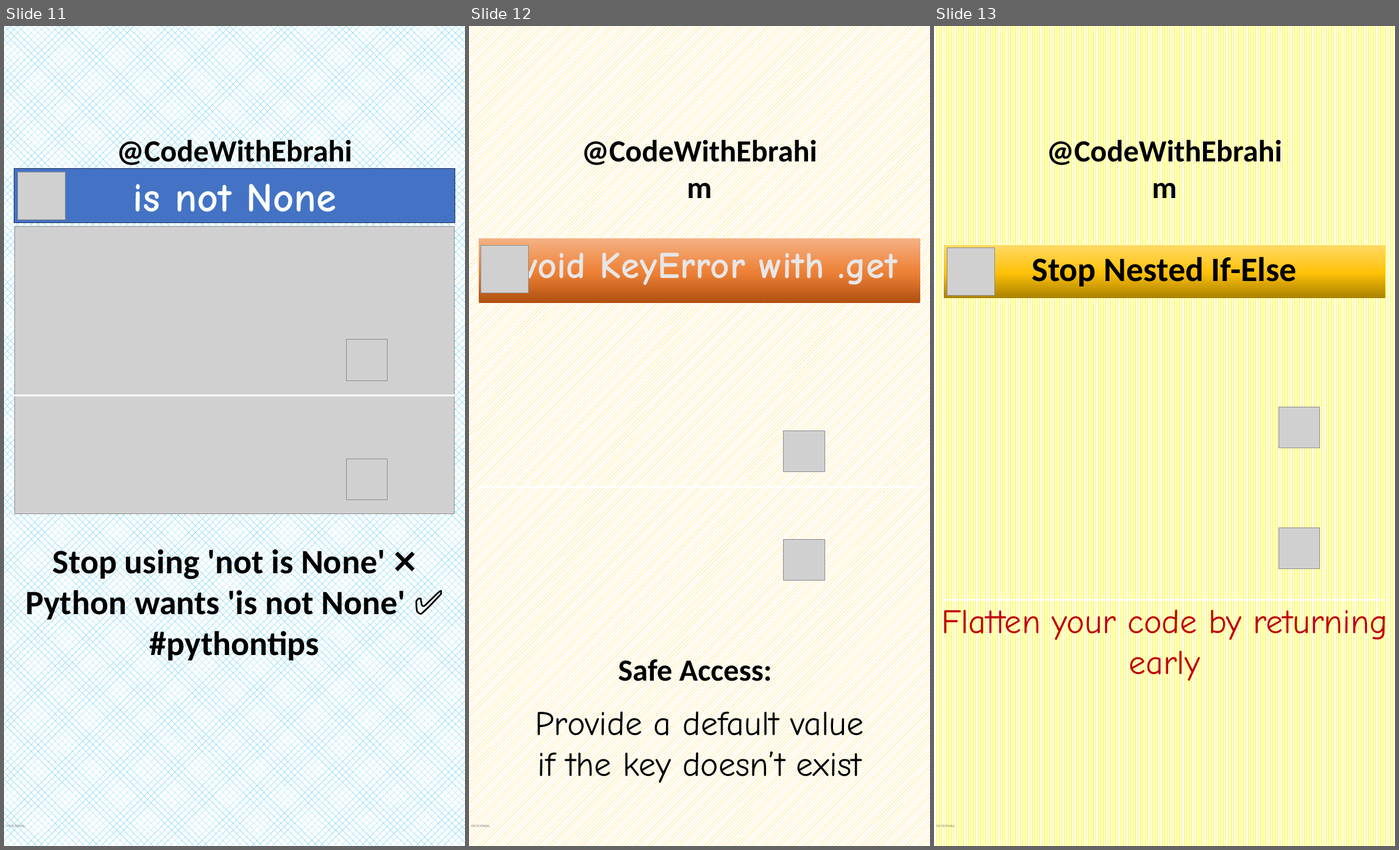
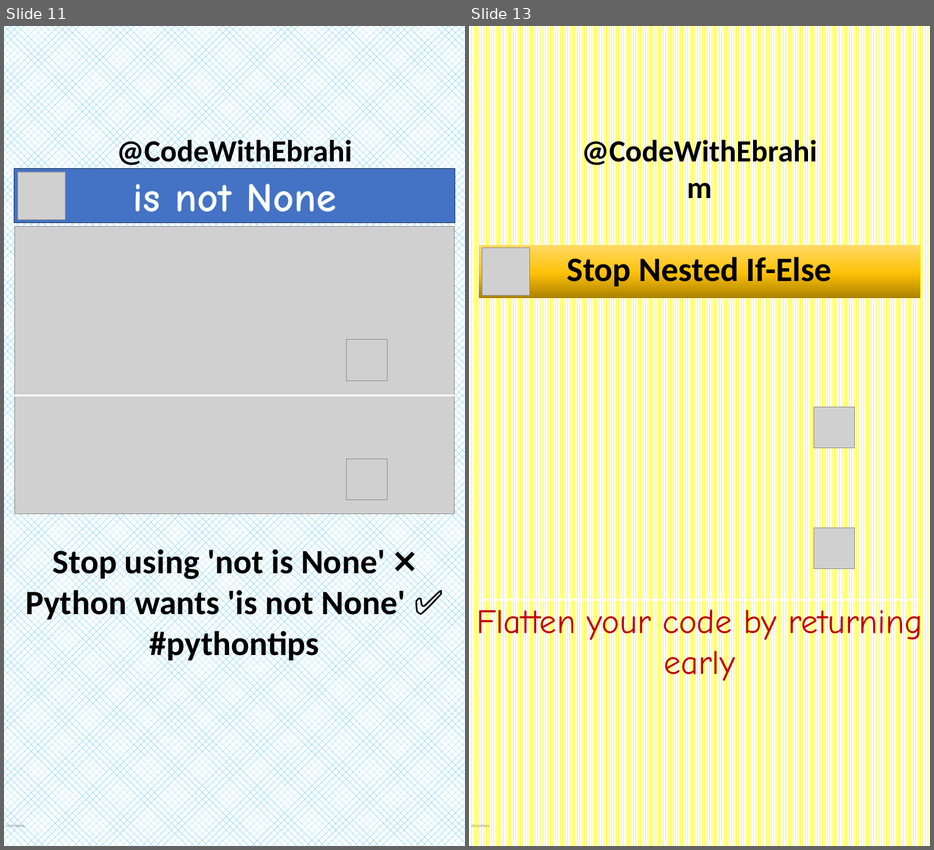
Before and after one commit to ebrahimsalehi1/python_codes, a slide deck: assets/images.pptx. Shown side by side, each under a label of ours: slides 11, 12 and 13 before the commit, slides 11 and 13 after it; the slides between them are not shown. The pictures are 1399x850 and 934x850 pixels, drawn with LibreOffice and Linux fonts; fonts in the diff are those of the drawing; grey boxes stand for pictures; background and template pictures are left out. Boxes give left, top, right and bottom in pixels: in the first picture for what was removed or moved away, otherwise in the second. Text is boxed around its words. In the diff, an @@ line names an element or a change of style, - is before the commit and + after.

```diff
--- a/assets/images.pptx
+++ b/assets/images.pptx
@@ slide 12 removed at box(469, 26, 930, 846), background pattern #FFC000 on #FFFFFF; not listed: 2 template elements that a slide beside it also shows @@
@@ rectangle removed at box(479, 238, 920, 303) @@
-Avoid KeyError with .get
@@ picture removed at box(481, 246, 528, 293) @@
@@ picture removed at box(784, 431, 825, 472) @@
@@ line removed from (479, 487) to (920, 487) @@
@@ picture removed at box(784, 539, 825, 580) @@
@@ text removed at box(618, 655, 772, 687) @@
-Safe Access:
@@ text removed at box(535, 706, 864, 787) @@
-Provide a default value if the key doesn’t exist
```
Also in this commit, not shown: 1 slide changed, 2 slides added, 1 other slide removed, 10 other files.
